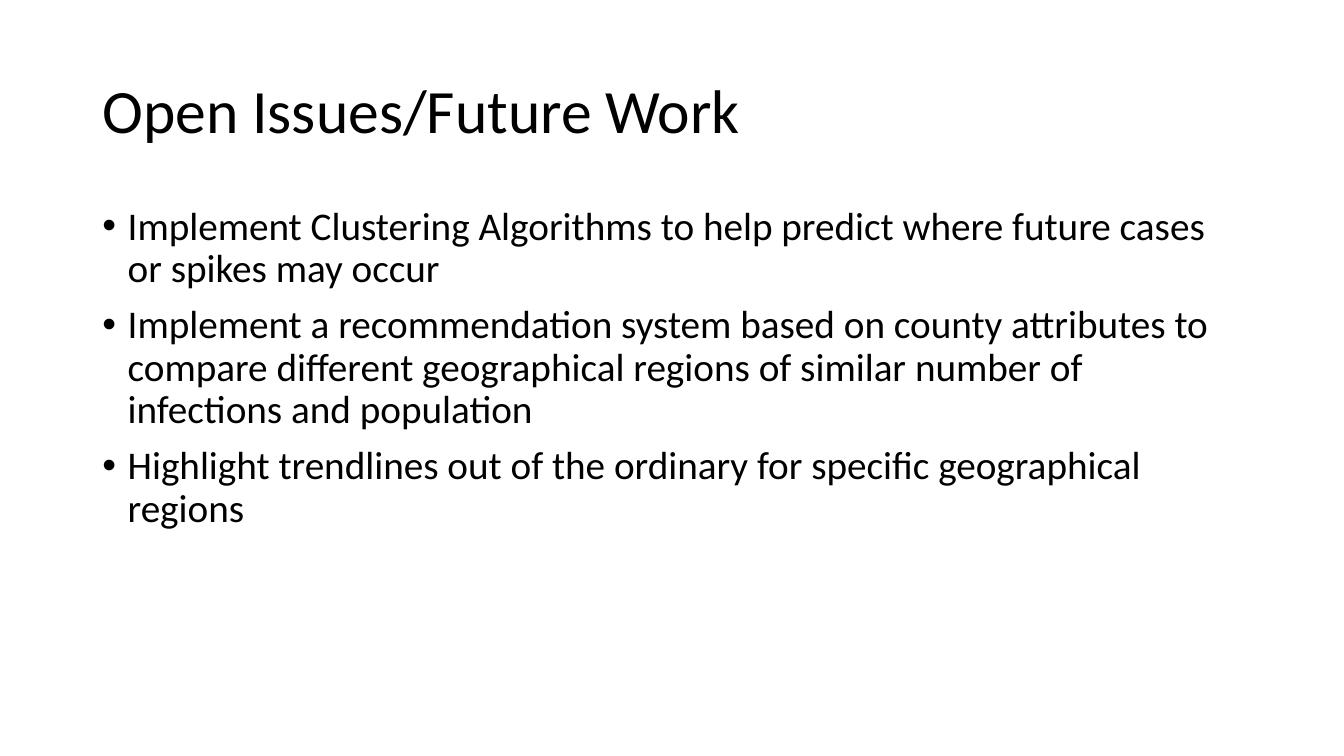
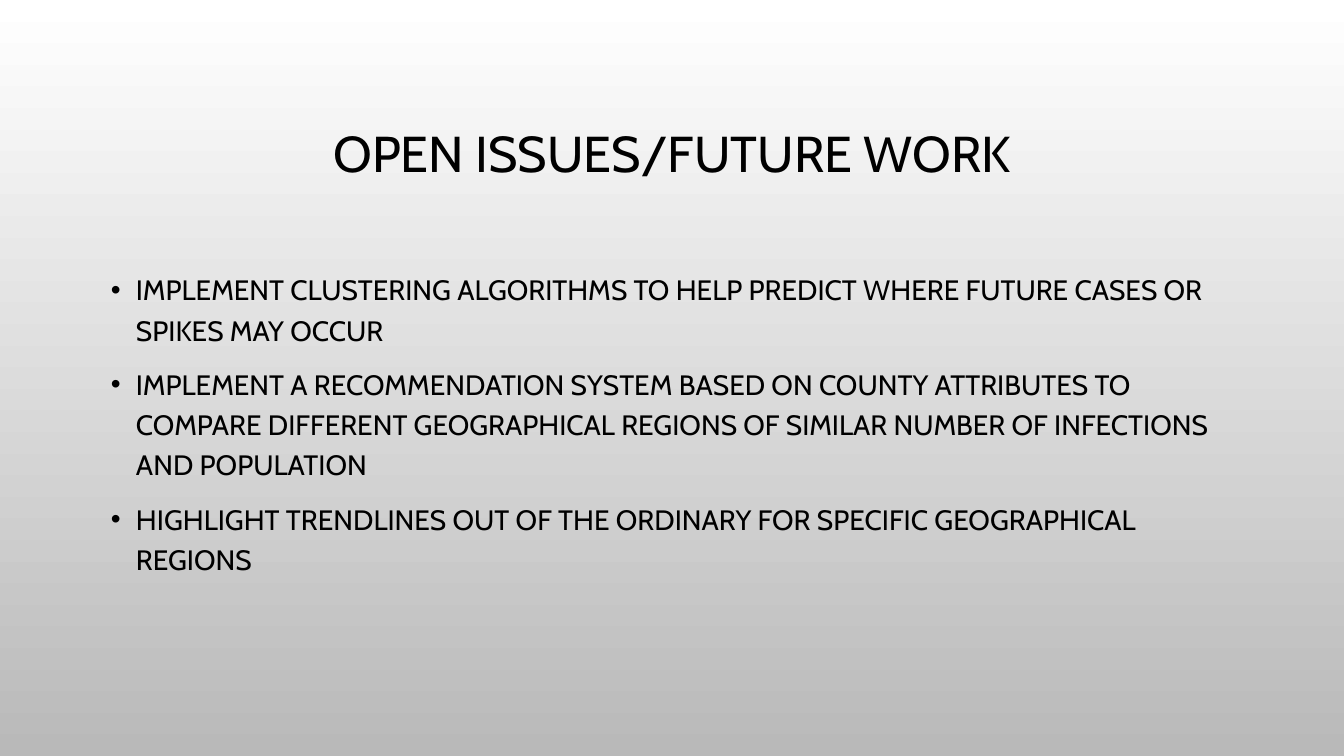
Before and after one commit to abpwrs/ece-5995-fa20-final-project, a slide deck: slide 12 of Final_presentation.pptx (slide 11 before the commit). Drawn at 1344x756 pixels with LibreOffice and Linux fonts; fonts in the diff are those of the drawing; background and template pictures are left out. Boxes give left, top, right and bottom in pixels: in the first picture for what was removed or moved away, otherwise in the second. Text is boxed around its words. In the diff, an @@ line names an element or a change of style, - is before the commit and + after.

```diff
--- a/Final_presentation.pptx
+++ b/Final_presentation.pptx
@@ background #FFFFFF to picture (left out) @@
@@ title at [333, 136, 1011, 177]: text changed; size 44 to 36 pt; font Calibri to Cabin @@
-Open Issues/Future Work
+OPEN ISSUES/FUTURE WORK
@@ text at [136, 280, 1208, 571]: text changed; size 28 to 20 pt; font Calibri to Cabin @@
-• Implement Clustering Algorithms to help predict where future cases or spikes may occur
-• Implement a recommendation system based on county attributes to compare different geographical regions of similar number of infections and population
-• Highlight trendlines out of the ordinary for specific geographical regions
+• IMPLEMENT CLUSTERING ALGORITHMS TO HELP PREDICT WHERE FUTURE CASES OR SPIKES MAY OCCUR
+• IMPLEMENT A RECOMMENDATION SYSTEM BASED ON COUNTY ATTRIBUTES TO COMPARE DIFFERENT GEOGRAPHICAL REGIONS OF SIMILAR NUMBER OF INFECTIONS AND POPULATION
+• HIGHLIGHT TRENDLINES OUT OF THE ORDINARY FOR SPECIFIC GEOGRAPHICAL REGIONS
```
Also in this commit, not shown: 10 other slides changed, 1 slide added.
